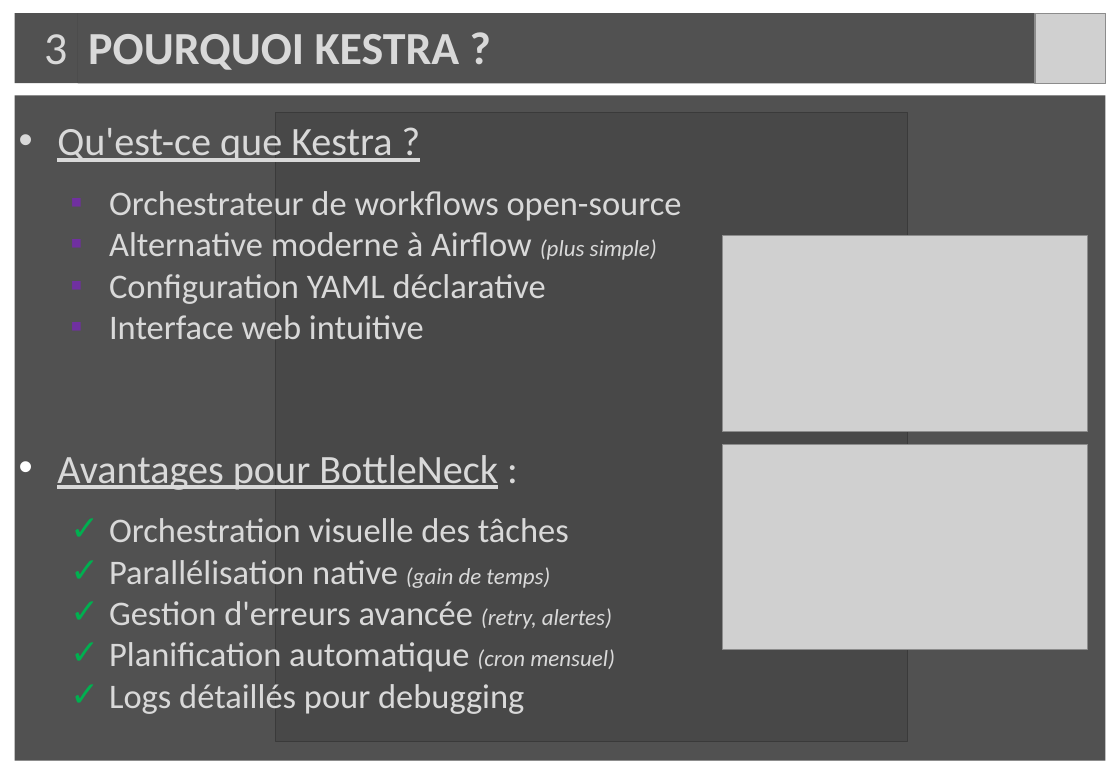
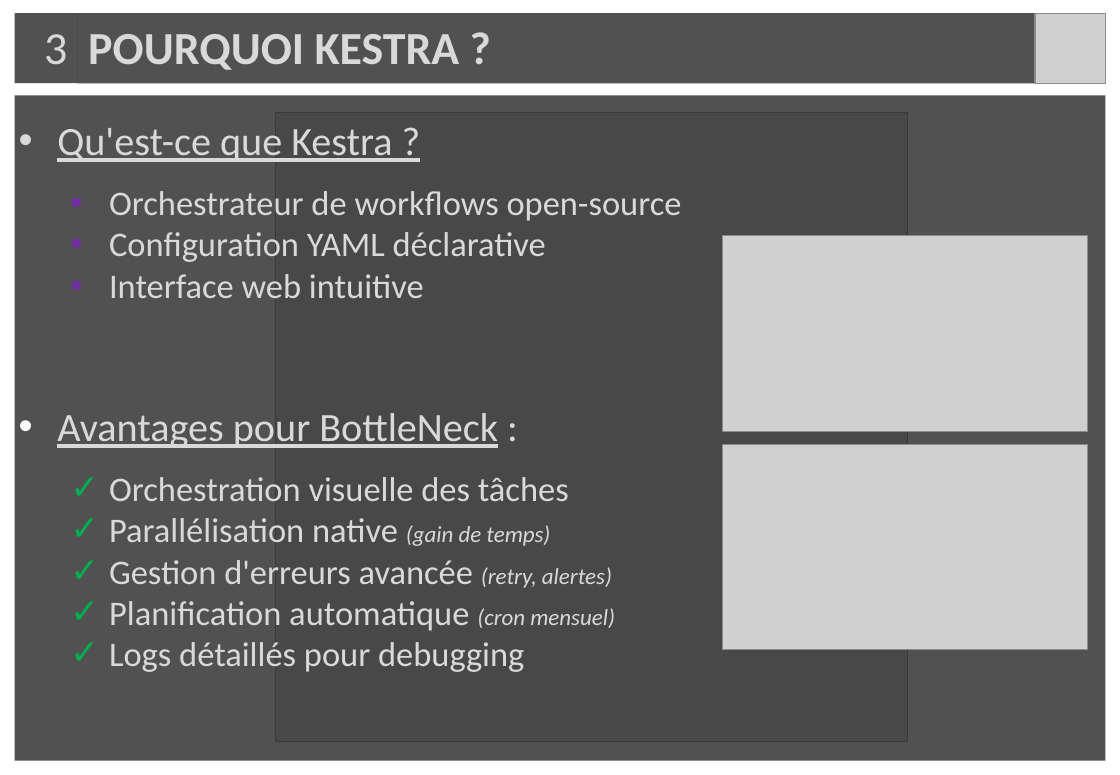
Before and after one commit to merais/formation, a slide deck: slide 4 of P10_Mettez_en_place_le_pipeline_d_orchestration_des_flux_aymeric_bailleul/_projet/_livrables/ABAI_P10_03_presentation_20250116.pptx. Drawn at 1120x775 pixels with LibreOffice and Linux fonts; fonts in the diff are those of the drawing; grey boxes stand for pictures; background and template pictures are left out. Boxes give left, top, right and bottom in pixels: in the first picture for what was removed or moved away, otherwise in the second. Text is boxed around its words. In the diff, an @@ line names an element or a change of style, - is before the commit and + after.

```diff
--- a/P10_Mettez_en_place_le_pipeline_d_orchestration_des_flux_aymeric_bailleul/_projet/_livrables/ABAI_P10_03_presentation_20250116.pptx
+++ b/P10_Mettez_en_place_le_pipeline_d_orchestration_des_flux_aymeric_bailleul/_projet/_livrables/ABAI_P10_03_presentation_20250116.pptx
@@ text in rectangle at (x1=109, y1=232, x2=657, y2=260): paragraph removed @@
-      ▪ Alternative moderne à Airflow (plus simple)
```
Also in this commit, not shown: 3 other slides changed, 7 other files.
